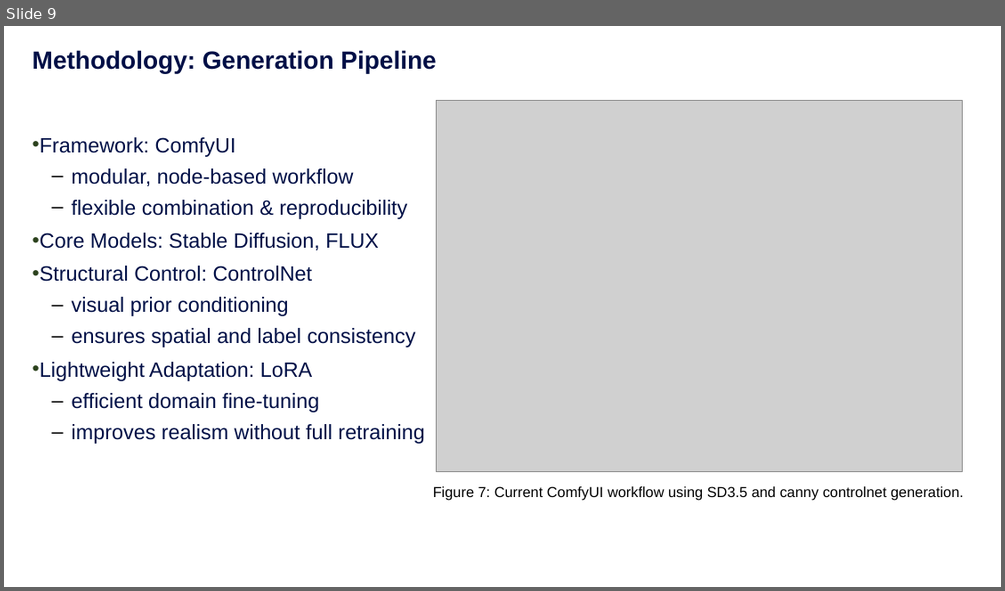
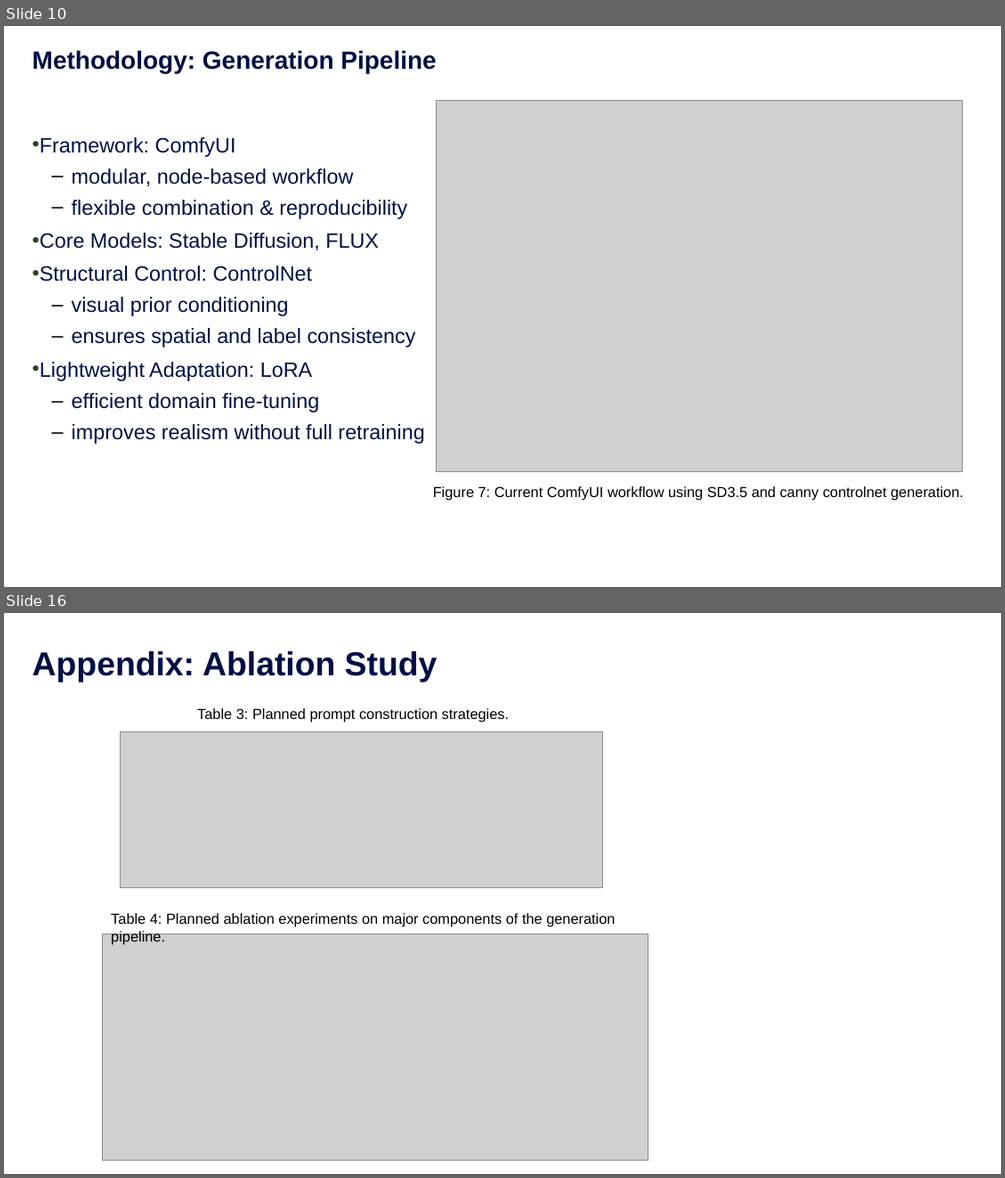
Before and after one commit to chengchengchenchen/MCS-Research-Project, a slide deck: doc/Presentation-revised.pptx. Shown one above the other, each under a label of ours: slide 9 before the commit, slides 10 and 16 after it; the slides between them are not shown. The pictures are 1005x591 and 1005x1178 pixels, drawn with LibreOffice and Linux fonts; fonts in the diff are those of the drawing; grey boxes stand for pictures; background and template pictures are left out. Boxes give left, top, right and bottom in pixels: in the first picture for what was removed or moved away, otherwise in the second. Text is boxed around its words. In the diff, an @@ line names an element or a change of style, - is before the commit and + after.

```diff
--- a/doc/Presentation-revised.pptx
+++ b/doc/Presentation-revised.pptx
@@ slide 16 added at box(4, 613, 1001, 1174), background #FFFFFF @@
@@ title added at box(32, 651, 437, 682), 32 pt, text #000F46, bold @@
+Appendix: Ablation Study
@@ text added at box(197, 708, 509, 722), 14 pt, text #000000 @@
+    Table 3: Planned prompt construction strategies.
@@ picture added at box(120, 732, 603, 887) @@
@@ text added at box(111, 913, 615, 944), 14 pt, text #000000 @@
+    Table 4: Planned ablation experiments on major components of the generation pipeline.
@@ picture added at box(102, 934, 647, 1160) @@
@@ what was slide 9 is now slide 10 @@
```
Also in this commit, not shown: 10 slides changed, 4 other slides added, 1 slide removed, 2 other files.
